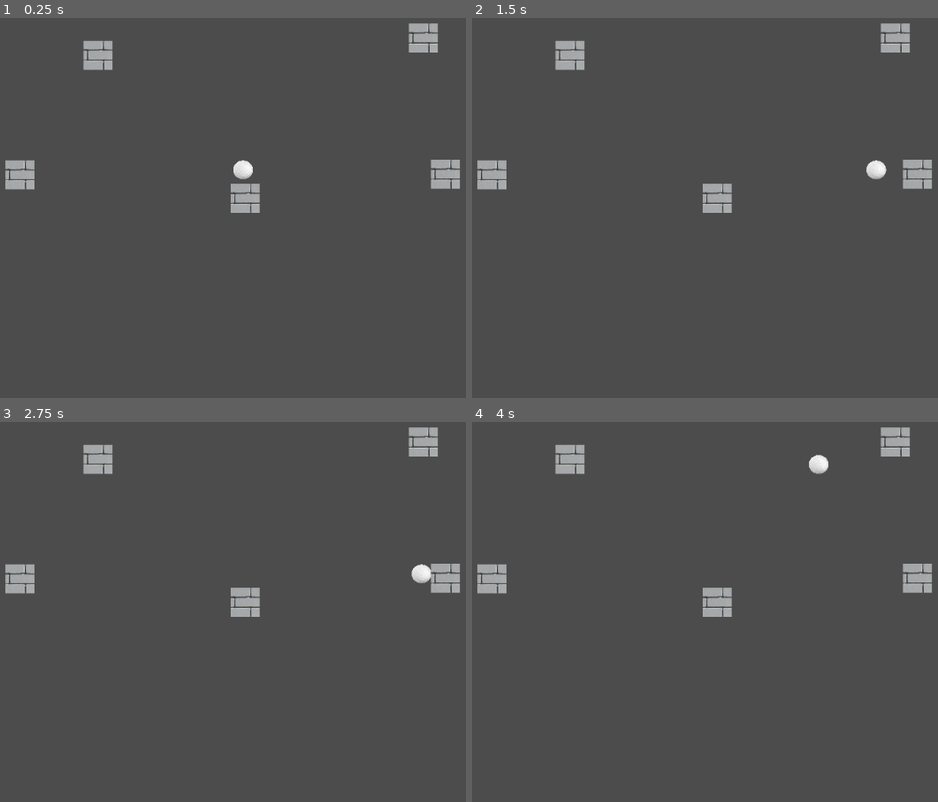
Above: before the commit, frames 1-4 (two rows, left to right).
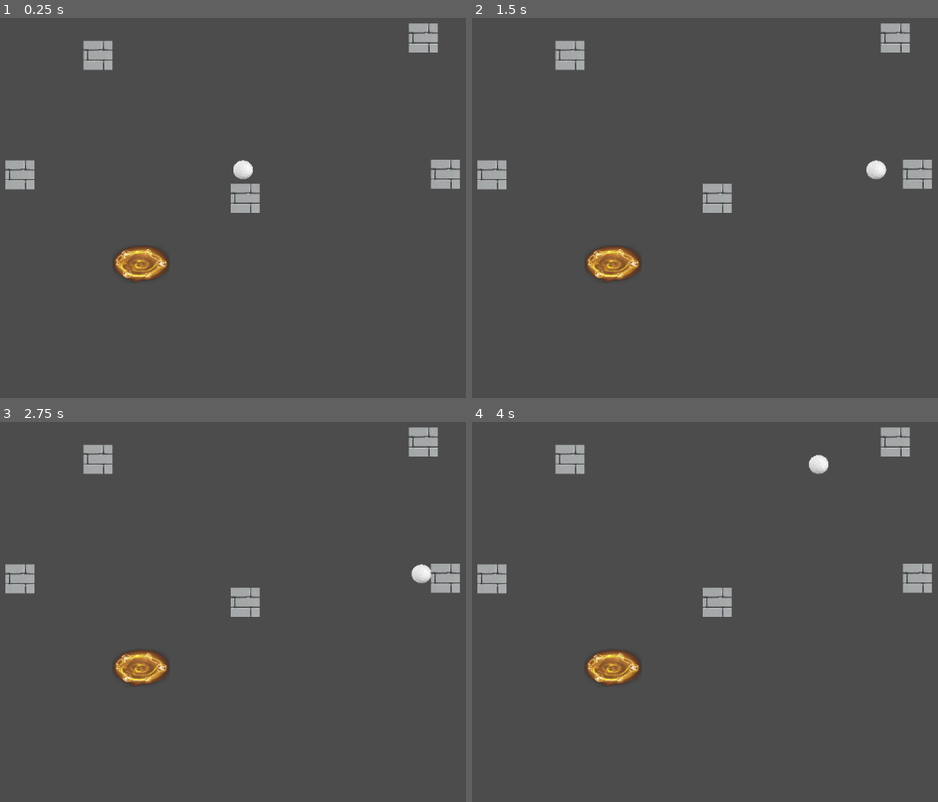
Above: after the commit, the same moments.

Repository: Antucu/RoadBlock-testing
Game: Godot game, scene res://Scenas/MainTest/MainTest.tscn
Two runs of this game, one before a commit and one after it. Both use one fixed random seed, a clock stepped at 60 frames per second and the inputs below. This scene is started directly instead of the project's main scene.
Inputs:
- Up to frame 1 (0.25 s): no input
- Up to frame 2 (1.5 s): tap Enter at 0.5 s; hold Right (ui_right) 0.53-1.28 s; hold Down (ui_down) from 1.28 s (still down)
- Up to frame 3 (2.75 s): tap Space at 2 s; release Down (ui_down) at 2.03 s; hold Right (ui_right) from 2.03 s (still down)
- Up to frame 4 (4 s): tap Enter at 2.75 s; release Right (ui_right) at 2.78 s; hold Up (ui_up) 2.78-3.53 s; hold Left (ui_left) from 3.53 s (still down)

The runs differ from the first frame. In frame 1, 0.9% of the frame differs, in the area x 24-37%, y 59-70%; in frame 2, 0.9%; in frame 3, 0.9%; in frame 4, 0.9%.

Commit message:
Esta version 2.0

Diff:
--- /dev/null
+++ b/RoadBlock/Perphaps/Portal/Portal.tscn
@@ -0,0 +1,18 @@
+[gd_scene load_steps=4 format=2]
+
+[ext_resource path="res://Script/Portal/portal.gd" type="Script" id=1]
+[ext_resource path="res://Assets/Sprites/portal1.png" type="Texture" id=2]
+
+[sub_resource type="RectangleShape2D" id=1]
+extents = Vector2( 63.0001, 47.5441 )
+
+[node name="Portal" type="Area2D"]
+scale = Vector2( 0.62, 0.5 )
+script = ExtResource( 1 )
+
+[node name="Sprite" type="Sprite" parent="."]
+texture = ExtResource( 2 )
+
+[node name="CollisionShape2D" type="CollisionShape2D" parent="."]
+shape = SubResource( 1 )
+[connection signal="area_entered" from="." to="." method="_on_Portal_area_entered"]
--- /dev/null
+++ b/RoadBlock/Scenas/Levels/Nivel2.tscn
@@ -0,0 +1,3 @@
+[gd_scene format=2]
+
+[node name="Nivel2" type="Node2D"]
--- a/RoadBlock/Scenas/MainTest/MainTest.tscn
+++ b/RoadBlock/Scenas/MainTest/MainTest.tscn
@@ -2,9 +2,7 @@
 
 [ext_resource path="res://Perphaps/Ball/ball.tscn" type="PackedScene" id=1]
 [ext_resource path="res://Perphaps/Wall/wall.tscn" type="PackedScene" id=2]
-
-[sub_resource type="RectangleShape2D" id=1]
-extents = Vector2( 30.9629, 28.3372 )
+[ext_resource path="res://Perphaps/Portal/Portal.tscn" type="PackedScene" id=3]
 
 [node name="GameMain_Test" type="Node2D"]
 
@@ -26,12 +24,5 @@
 [node name="Area2D5" parent="." instance=ExtResource( 2 )]
 position = Vector2( 306.018, 103.848 )
 
-[node name="Area2D6" type="Area2D" parent="."]
-editor/display_folded = true
-position = Vector2( 346.205, 442.113 )
-
-[node name="Sprite" type="Sprite" parent="Area2D6"]
-scale = Vector2( 0.508, 0.518 )
-
-[node name="CollisionShape2D" type="CollisionShape2D" parent="Area2D6"]
-shape = SubResource( 1 )
+[node name="Portal" parent="." instance=ExtResource( 3 )]
+position = Vector2( 369.646, 405.969 )
--- /dev/null
+++ b/RoadBlock/Script/Portal/portal.gd
@@ -0,0 +1,9 @@
+extends Area2D
+
+var colision=false
+var change=1
+
+
+func _on_Portal_area_entered(area):
+	colision=true
+	change=get_tree().change_scene('res://Scenas/Levels/Nivel2.tscn')
--- /dev/null
+++ b/RoadBlock/Test/Unit/test_portal.gd
@@ -0,0 +1,40 @@
+extends 'res://addons/gut/test.gd'
+
+var Portal=load('res://Script/Portal/portal.gd')	#Referencio a la clase Portal
+
+var BallObj=load('res://Perphaps/Ball/ball.tscn')	#Creo el objeto Ball
+var PortalObj=load('res://Perphaps/Portal/Portal.tscn')	#Creo el objeto Portal
+
+func test_can_portal_class():				#Esto es para ver si se creo el objeto
+	var p= Portal.new()
+	assert_not_null(p)
+
+func test_can_portal_perphaps():				#Esto es para ver si se creo el objeto
+	var pObj= PortalObj.instance()
+	assert_not_null(pObj)
+
+func test_colision_ball():
+	var pObj= PortalObj.instance()
+	add_child(pObj)
+	pObj.set_position(Vector2(150,100))
+
+	var bObj=BallObj.instance()
+	add_child(bObj)
+	bObj.set_position(Vector2(150,300))
+
+	yield(yield_for(5),YIELD)
+
+	assert_eq(pObj.colision,true)
+
+func test_cambio_escena():
+	var pObj= PortalObj.instance()
+	add_child(pObj)
+	pObj.set_position(Vector2(150,100))
+
+	var bObj=BallObj.instance()
+	add_child(bObj)
+	bObj.set_position(Vector2(150,300))
+
+	yield(yield_for(5),YIELD)
+
+	assert_eq(pObj.change,0)
